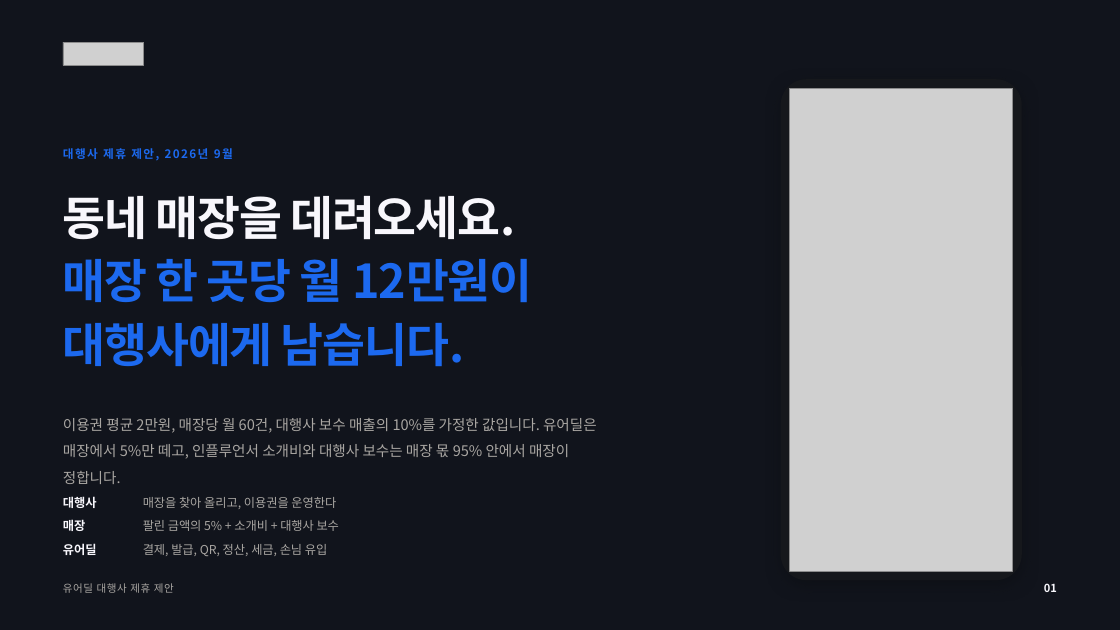
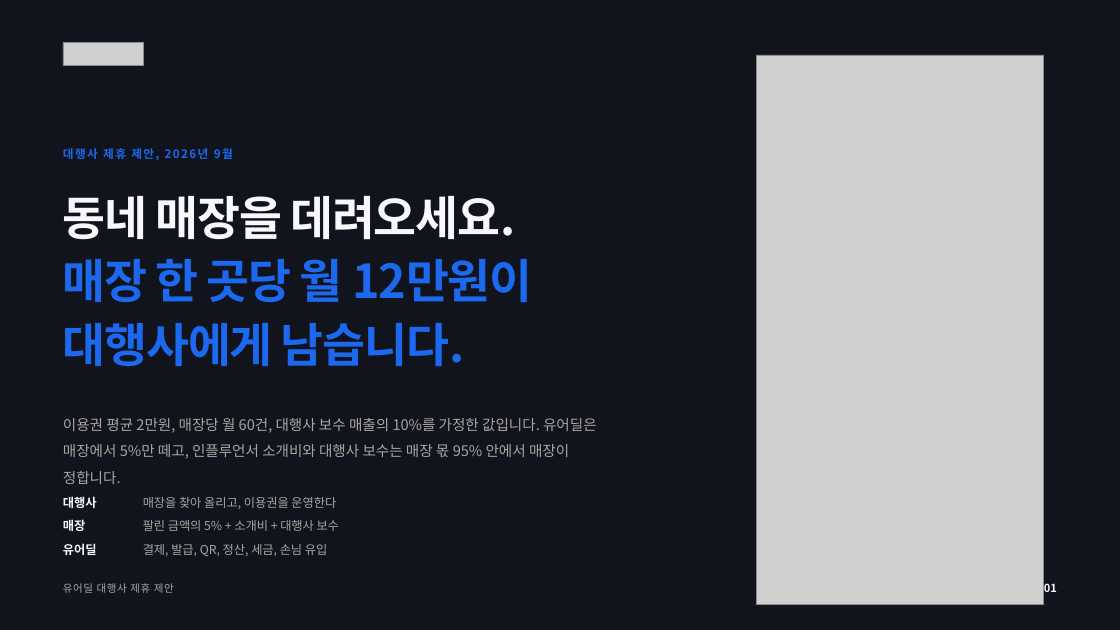
Before and after one commit to tobe2111/ur-live, a slide deck: slide 1 of docs/business/proposals/urdeal-agency-proposal.pptx. Drawn at 1120x630 pixels with LibreOffice and Linux fonts; fonts in the diff are those of the drawing; grey boxes stand for pictures. Boxes give left, top, right and bottom in pixels: in the first picture for what was removed or moved away, otherwise in the second. Text is boxed around its words. In the diff, an @@ line names an element or a change of style, - is before the commit and + after.

```diff
--- a/docs/business/proposals/urdeal-agency-proposal.pptx
+++ b/docs/business/proposals/urdeal-agency-proposal.pptx
@@ picture: place and size @@
-picture at <box>790,88,1013,571</box>
+picture at <box>756,55,1044,604</box>
@@ rounded rectangle removed at <box>781,80,1022,580</box> @@
```
Also in this commit, not shown: 4 other slides changed, 6 other files.
